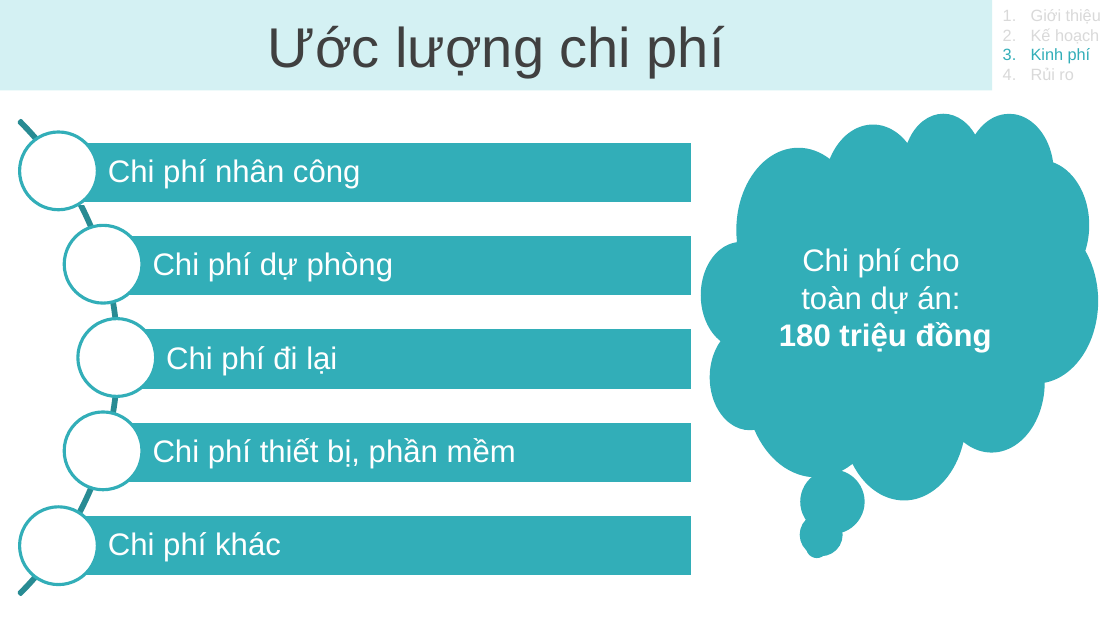
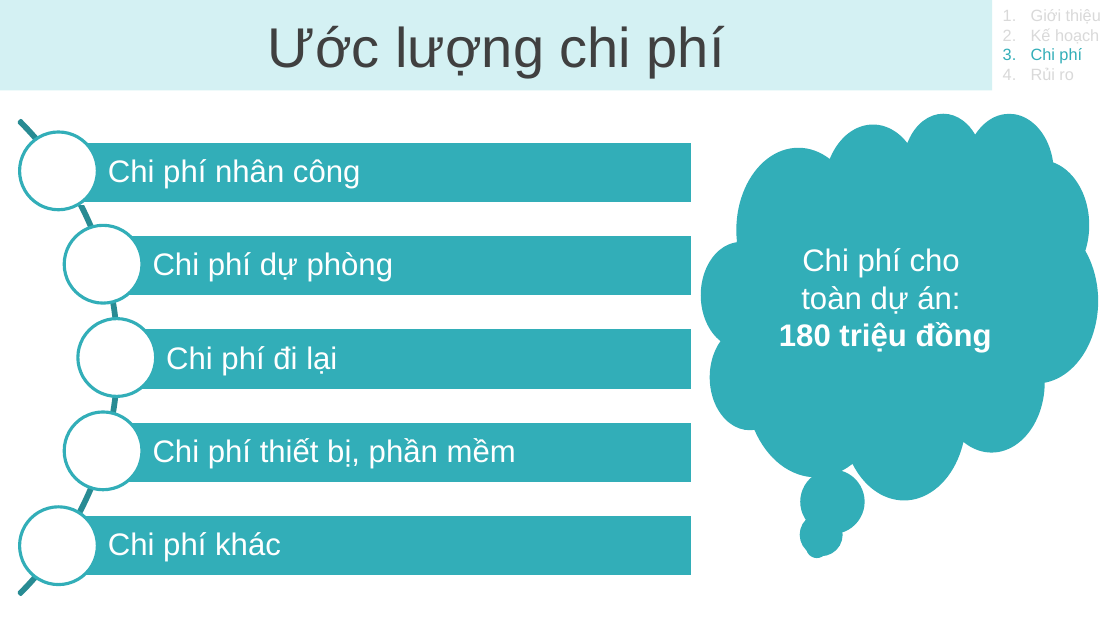
Before and after one commit to bapnam/DoAn_QTTinHoc, a slide deck: slide 12 of Nhom07/BaoCao.pptx. Drawn at 1120x630 pixels with LibreOffice and Linux fonts; fonts in the diff are those of the drawing. Boxes give left, top, right and bottom in pixels: in the first picture for what was removed or moved away, otherwise in the second. Text is boxed around its words. In the diff, an @@ line names an element or a change of style, - is before the commit and + after.

```diff
--- a/Nhom07/BaoCao.pptx
+++ b/Nhom07/BaoCao.pptx
@@ text at bbox=[1031, 48, 1082, 64]: text changed @@
-3. Kinh phí
+3. Chi phí
```
Also in this commit, not shown: 9 other slides changed, 1 slide added, 4 other files.
